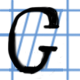
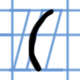
Layer changes from the first w=80, h=80 image to the second:
hid "G" over <box>7,6,67,79</box>
added layer "(" above "space" over <box>27,8,55,72</box>
